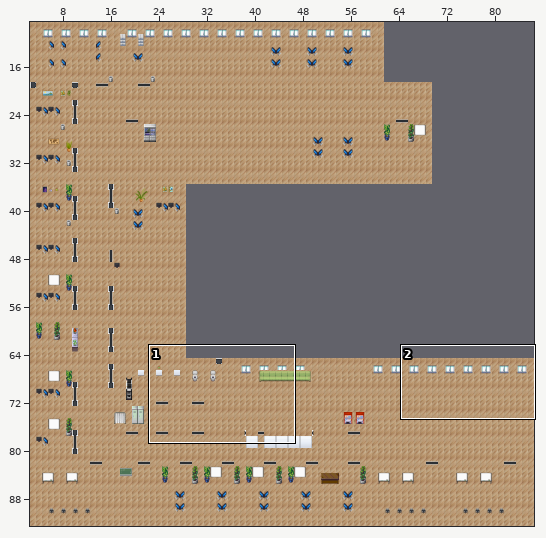
Tiled map (JSON): map.tmj. The first picture is a wide view before the edit; the outline marks the close-up.
Close-up. Old version:
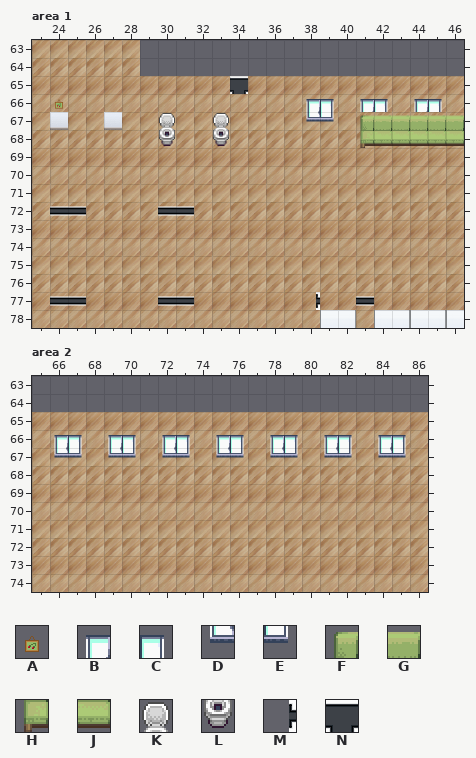
Cells are 32x32 px. Shown: area 1 x 23..46, y 63..78; area 2 x 65..86, y 63..74. The commit also changed other parts of the map, which this record leaves out. Not drawn, because the pictures are missing: unchanged layers "exit", "jt_andechser", "jt_augustiner", "jt_ck2", "jt_entrance", "jt_kitchen", "jt_maxlrainer", "jt_office_1", "jt_office_10", "jt_office_11", "jt_office_12_1", "jt_office_12_2", "jt_office_2", "jt_office_3", "jt_office_4", "jt_office_5", "jt_office_6_1", "jt_office_6_2", "jt_office_7_1", "jt_office_7_2", "jt_office_7_3", "jt_office_8", "jt_office_9", "jt_tegernseer", "jt_turnhalle", "start", "top".
Key: from "WA_Decoration": A 4; from "office_1": B 14, C 15, D 30, E 31; from "office_2": F 58, G 59, H 74, J 75, K 210, L 226; from "walls2": M 151 turned 270, N 193.
_ is an empty cell.
Layers that did not change in this view are not listed.
Layer "override" before, area 1, first column x 23:
63 ________________________
64 ________________________
65 ___________N____________
66 _A_____________BC_BC_BC_
67 _______K__K____DE_FGGGGG
68 _______L__L_______HJJJJJ
69 ________________________
70 ________________________
71 ________________________
72 ________________________
73 ________________________
74 ________________________
75 ________________________
76 ________________________
77 _______________M________
78 ________________________
Layer "override" before, area 2, first column x 65:
63 ______________________
64 ______________________
65 ______________________
66 _BC_BC_BC_BC_BC_BC_BC_
67 _DE_DE_DE_DE_DE_DE_DE_
68 ______________________
69 ______________________
70 ______________________
71 ______________________
72 ______________________
73 ______________________
74 ______________________
Once edited:
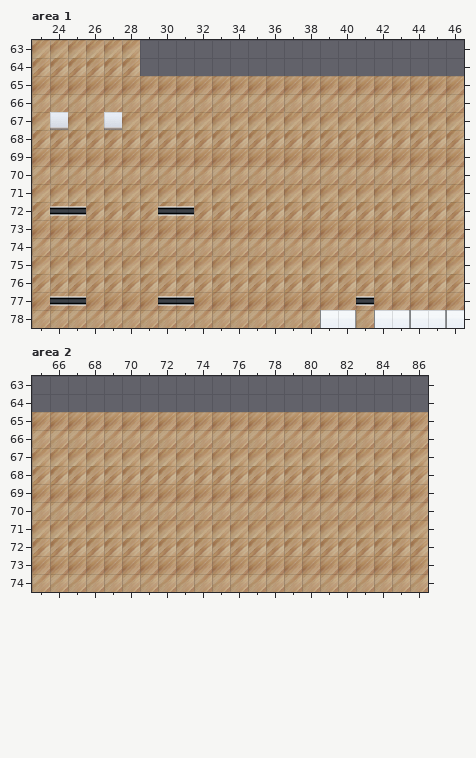
Edits made:
Layer "override" (now hidden), area 1:
Tile A is removed in row 66 at x 24.
Tile B is removed in row 66 at x 38, 41 and 44.
Tile C is removed in row 66 at x 39, 42 and 45.
Tile D is removed in row 67 at x 38.
Tile E is removed in row 67 at x 39.
Tile F is removed in row 67 at x 41.
Tile G is removed in row 67 at x 42 to 46.
Tile H is removed in row 68 at x 41.
Tile J is removed in row 68 at x 42 to 46.
Tile K is removed in row 67 at x 30 and 33.
Tile L is removed in row 68 at x 30 and 33.
Tile M is removed in row 77 at x 38.
Tile N is removed in row 65 at x 34.
Layer "override" (now hidden), area 2:
Tile B is removed in row 66 at x 66, 69, 72, 75, 78, 81 and 84.
Tile C is removed in row 66 at x 67, 70, 73, 76, 79, 82 and 85.
Tile D is removed in row 67 at x 66, 69, 72, 75, 78, 81 and 84.
Tile E is removed in row 67 at x 67, 70, 73, 76, 79, 82 and 85.
